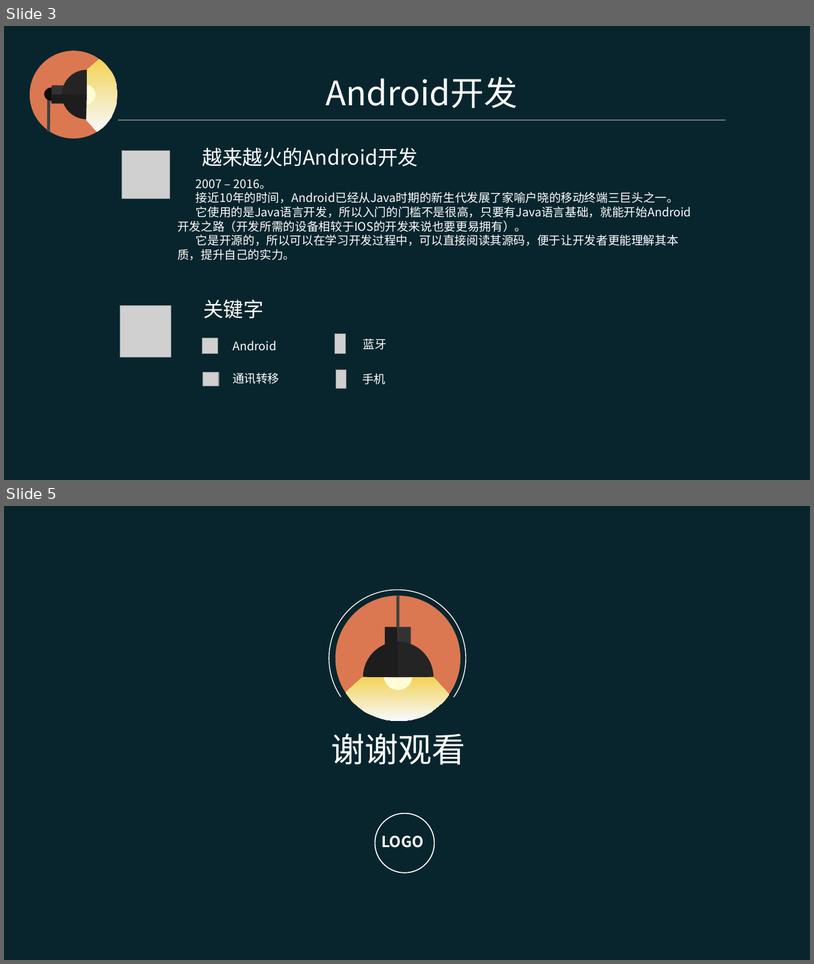
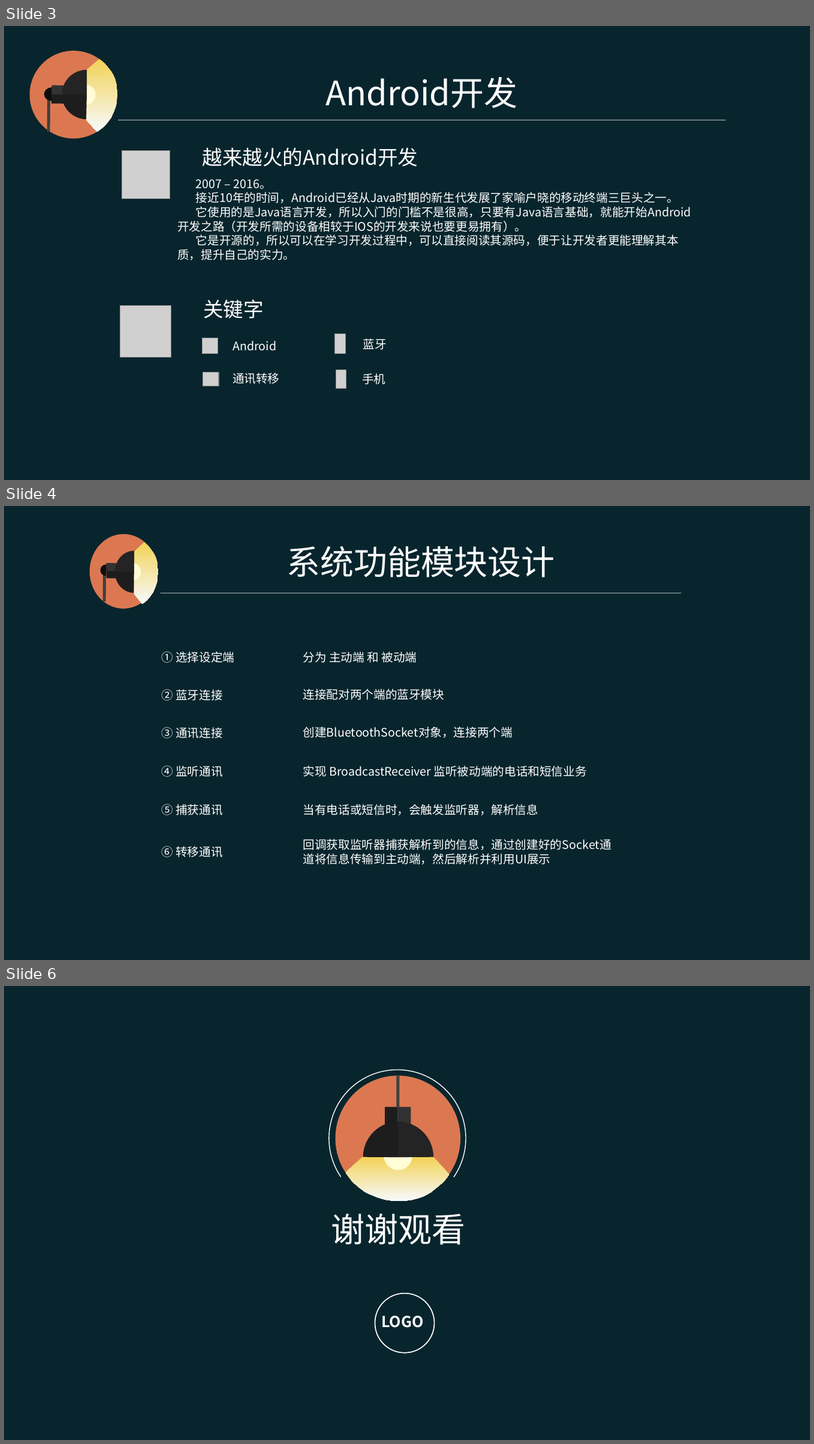
Before and after one commit to YoungDroid/BluetoothTranslation, a slide deck: 1-49.ppt. Shown one above the other, each under a label of ours: slides 3 and 5 before the commit, slides 3, 4 and 6 after it; the slides between them are not shown. The pictures are 814x964 and 814x1444 pixels, drawn with LibreOffice and Linux fonts; fonts in the diff are those of the drawing; grey boxes stand for pictures. Boxes give left, top, right and bottom in pixels: in the first picture for what was removed or moved away, otherwise in the second. Text is boxed around its words. In the diff, an @@ line names an element or a change of style, - is before the commit and + after.

```diff
--- a/1-49.ppt
+++ b/1-49.ppt
@@ slide 4 added at (4, 506, 810, 960), background #08252D @@
@@ group added at (89, 534, 681, 609): 5 freeform shapes, 2 lines, 2 rectangles, 1 text, 1 ellipse @@
+系统功能模块设计
@@ text added at (161, 651, 234, 663), 14 pt, text #FFFFFF @@
+① 选择设定端
@@ text added at (303, 651, 417, 663), 14 pt, text #FFFFFF @@
+分为 主动端 和 被动端
@@ text added at (161, 689, 223, 700), 14 pt, text #FFFFFF @@
+② 蓝牙连接
@@ text added at (303, 688, 445, 700), 14 pt, text #FFFFFF @@
+连接配对两个端的蓝牙模块
@@ text added at (161, 727, 223, 738), 14 pt, text #FFFFFF @@
+③ 通讯连接
@@ text added at (303, 726, 513, 738), 14 pt, text #FFFFFF @@
+创建BluetoothSocket对象，连接两个端
@@ text added at (161, 765, 223, 777), 14 pt, text #FFFFFF @@
+④ 监听通讯
@@ text added at (303, 765, 587, 777), 14 pt, text #FFFFFF @@
+实现 BroadcastReceiver 监听被动端的电话和短信业务
@@ text added at (161, 804, 223, 815), 14 pt, text #FFFFFF @@
+⑤ 捕获通讯
@@ text added at (303, 804, 539, 815), 14 pt, text #FFFFFF @@
+当有电话或短信时，会触发监听器，解析信息
@@ text added at (161, 846, 223, 857), 14 pt, text #FFFFFF @@
+⑥ 转移通讯
@@ text added at (303, 838, 612, 864), 14 pt, text #FFFFFF @@
+回调获取监听器捕获解析到的信息，通过创建好的Socket通道将信息传输到主动端，然后解析并利用UI展示
@@ what was slide 5 is now slide 6 @@
```
Also in this commit, not shown: 1 slide changed, 1 other slide added, 1 slide removed.
